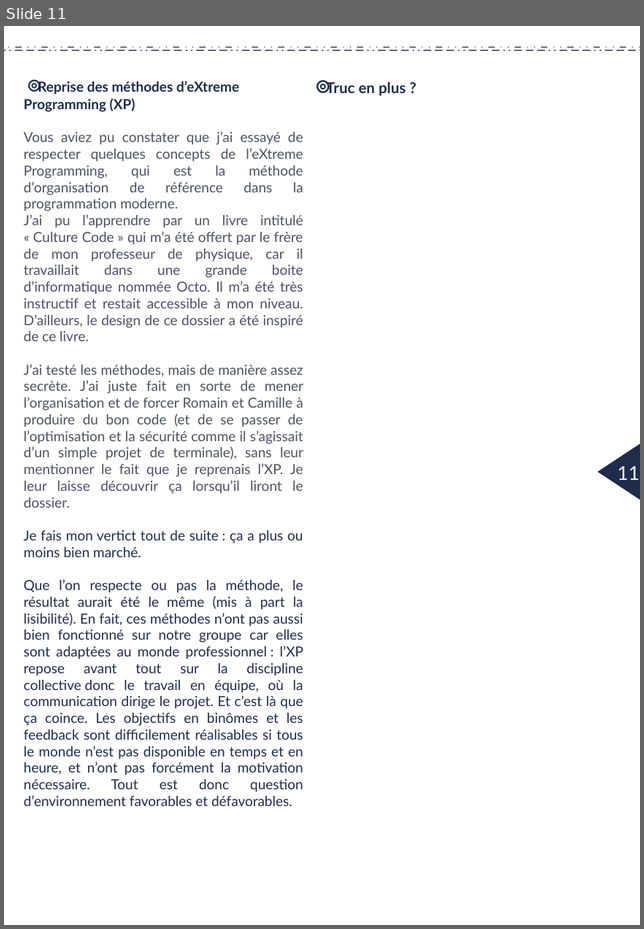
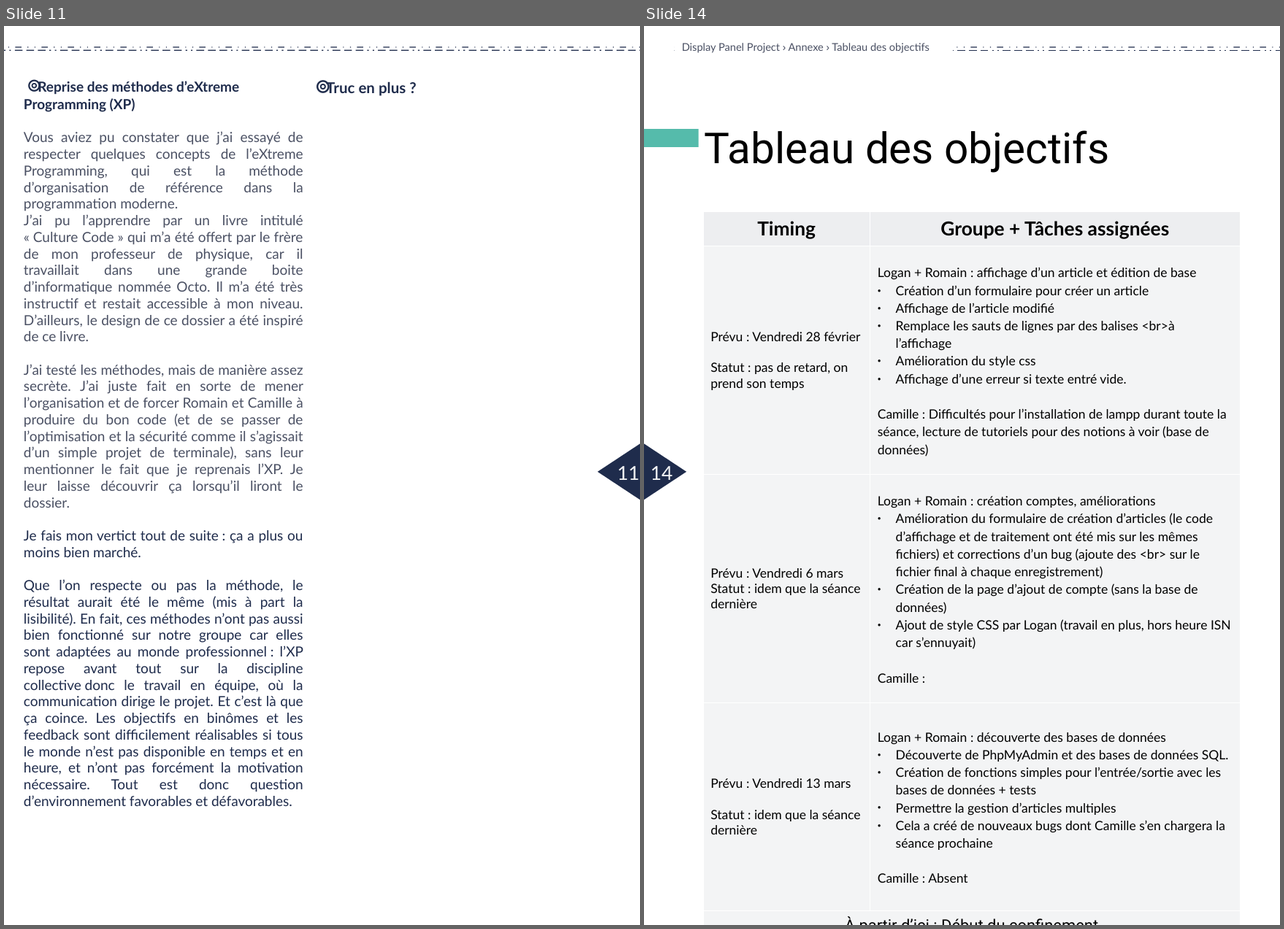
Before and after one commit to LoganTann/panneau, a slide deck: compte-rendu/CR_papier.odp. Shown side by side, each under a label of ours: slide 11 before the commit, slides 11 and 14 after it; the slides between them are not shown. The pictures are 644x929 and 1284x929 pixels, drawn with LibreOffice and Linux fonts; fonts in the diff are those of the drawing. Boxes give left, top, right and bottom in pixels: in the first picture for what was removed or moved away, otherwise in the second. Text is boxed around its words. In the diff, an @@ line names an element or a change of style, - is before the commit and + after.

Commit message:
ajout des annexes (incomplet)

```diff
--- a/compte-rendu/CR_papier.odp
+++ b/compte-rendu/CR_papier.odp
@@ slide 14 added at bbox=[644, 26, 1280, 925], background #FFFFFF @@
@@ line added from (1280, 47) to (674, 47), #1F2C4C 0.79 pt @@
@@ text added at bbox=[682, 43, 929, 53], 10 pt, text #4B5164 @@
+Display Panel Project › Annexe › Tableau des objectifs
@@ line added from (674, 50) to (1280, 50), #1F2C4C 0.79 pt @@
@@ rectangle added at bbox=[644, 129, 699, 147], fill #55BBAB @@
@@ title added at bbox=[705, 130, 1110, 173], 40 pt, text #000000 @@
+Tableau des objectifs
@@ table added at bbox=[703, 211, 1240, 886], 5 rows, 2 columns @@
+Timing | Groupe + Tâches assignées
+Prévu : Vendredi 28 février / Statut : pas de retard, on prend son temps | Logan + Romain : affichage d’un article et édition de base / Création d’un formulaire pour créer un article / Affichage de l’article modifié / Remplace les sauts de lignes par des balises <br>à l’affichage / Amélioration du style css / Affichage d’une erreur si texte entré vide. / Camille : Difficultés pour l’installation de lampp durant toute la séance, lecture de tutoriels pour des notions à voir (base de données)
+Prévu : Vendredi 6 mars / Statut : idem que la séance dernière | Logan + Romain : création comptes, améliorations / Amélioration du formulaire de création d’articles (le code d’affichage et de traitement ont été mis sur les mêmes fichiers) et corrections d’un bug (ajoute des <br> sur le fichier final à chaque enregistrement) / Création de la page d’ajout de compte (sans la base de données) / Ajout de style CSS par Logan (travail en plus, hors heure ISN car s’ennuyait) / Camille :
+Prévu : Vendredi 13 mars / Statut : idem que la séance dernière | Logan + Romain : découverte des bases de données / Découverte de PhpMyAdmin et des bases de données SQL. / Création de fonctions simples pour l’entrée/sortie avec les bases de données + tests / Permettre la gestion d’articles multiples / Cela a créé de nouveaux bugs dont Camille s’en chargera la séance prochaine / Camille : Absent
+À partir d’ici : Début du confinement | 
@@ triangle added at bbox=[644, 444, 686, 500], fill #1F2C4C @@
@@ page number added at bbox=[651, 466, 673, 484], 18 pt, text #F3F4F5 @@
+14
```
Also in this commit, not shown: 5 other slides added.
